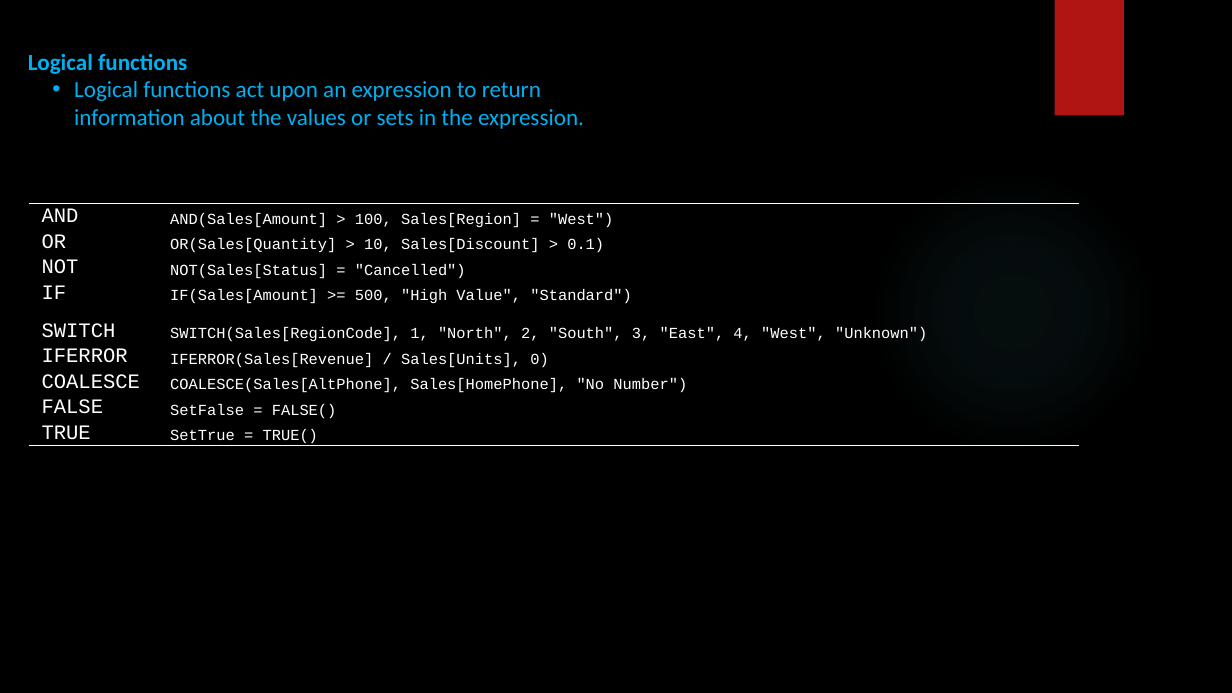
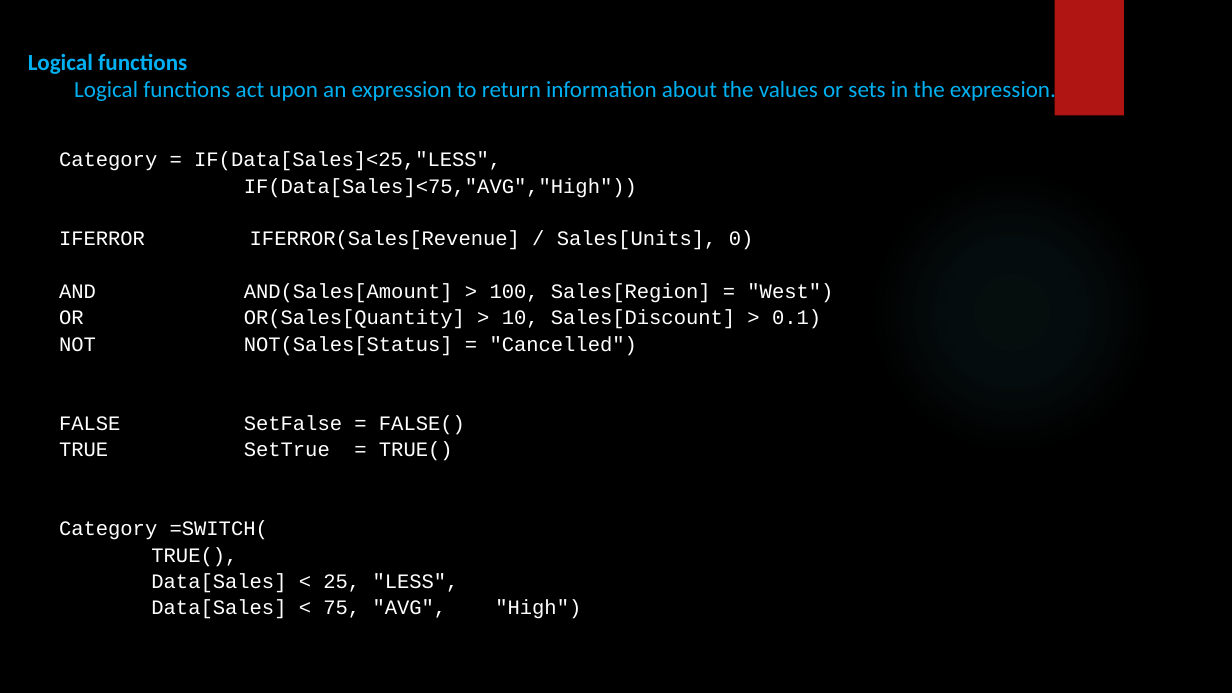
Before and after one commit to SHIVRAJSHINDE/Ethans, a slide deck: slide 8 of 17 18 20/5.Power Bi/5) Dax/Dax.pptx (slide 6 before the commit). Drawn at 1232x693 pixels with LibreOffice and Linux fonts; fonts in the diff are those of the drawing; background and template pictures are left out. Boxes give left, top, right and bottom in pixels: in the first picture for what was removed or moved away, otherwise in the second. Text is boxed around its words. In the diff, an @@ line names an element or a change of style, - is before the commit and + after.

```diff
--- a/17 18 20/5.Power Bi/5) Dax/Dax.pptx
+++ b/17 18 20/5.Power Bi/5) Dax/Dax.pptx
@@ text at [74, 78, 1056, 104]: bullet • to none @@
@@ text added at [59, 152, 833, 619], 16 pt, text #FFFFFF @@
+Category = IF(Data[Sales]<25,"LESS",
+IF(Data[Sales]<75,"AVG","High"))
+IFERROR IFERROR(Sales[Revenue] / Sales[Units], 0)
+AND AND(Sales[Amount] > 100, Sales[Region] = "West")
+OR OR(Sales[Quantity] > 10, Sales[Discount] > 0.1)
+NOT NOT(Sales[Status] = "Cancelled")
+FALSE SetFalse = FALSE()
+TRUE SetTrue = TRUE()
+Category =SWITCH(
+TRUE(),
+Data[Sales] < 25, "LESS",
+Data[Sales] < 75, "AVG", "High")
@@ table removed at [29, 203, 1080, 448], 9 rows, 2 columns @@
-AND | AND(Sales[Amount] > 100, Sales[Region] = "West")
-OR | OR(Sales[Quantity] > 10, Sales[Discount] > 0.1)
-NOT | NOT(Sales[Status] = "Cancelled")
-IF | IF(Sales[Amount] >= 500, "High Value", "Standard")
-SWITCH | SWITCH(Sales[RegionCode], 1, "North", 2, "South", 3, "East", 4, "West", "Unknown")
-IFERROR | IFERROR(Sales[Revenue] / Sales[Units], 0)
-COALESCE | COALESCE(Sales[AltPhone], Sales[HomePhone], "No Number")
-FALSE | SetFalse = FALSE()
-TRUE | SetTrue = TRUE()
```
Also in this commit, not shown: 4 other slides changed, 7 slides added, 1 slide removed, 47 other files.
